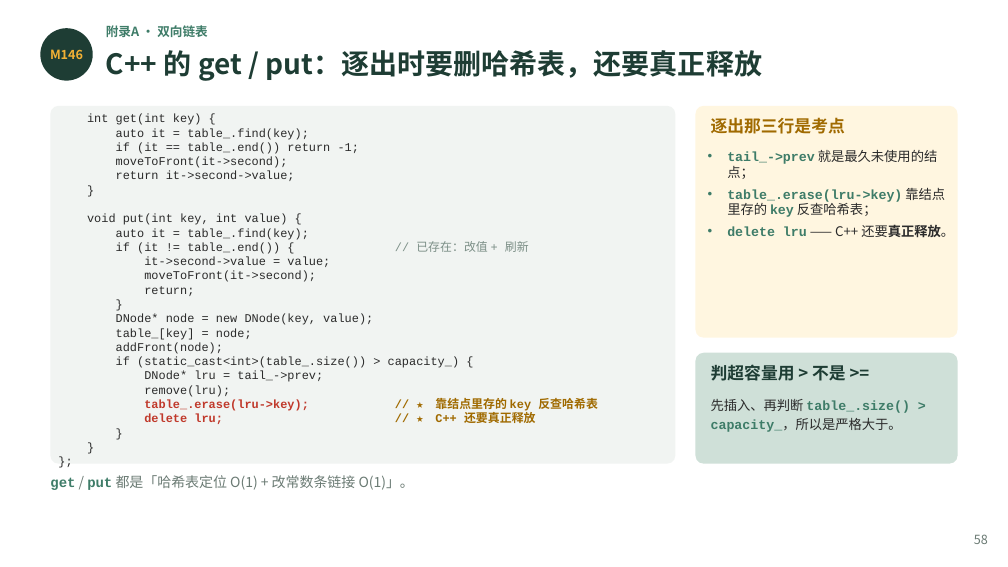
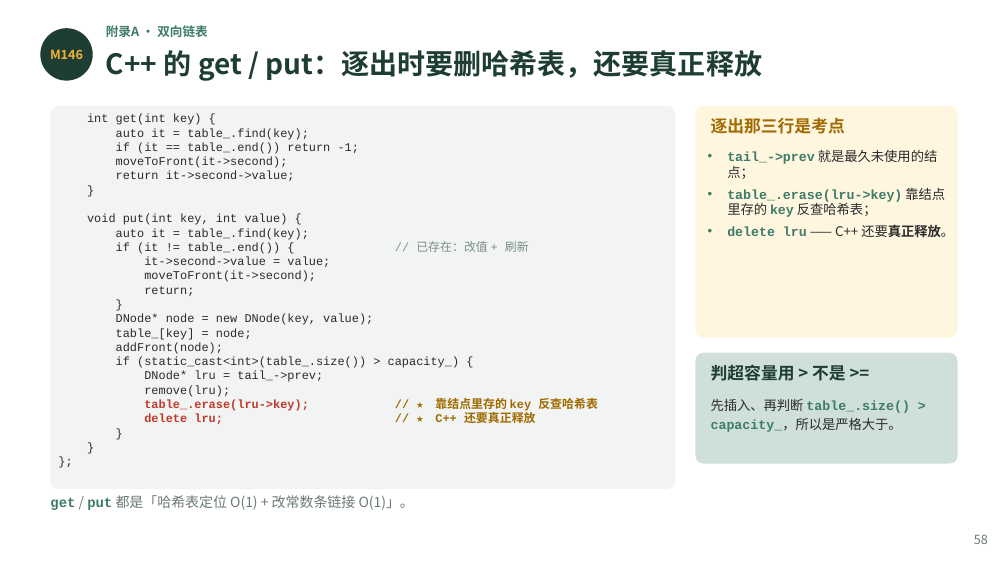
Before and after one commit to GMyhf/2026fall-cs201cq, a slide deck: slide 59 of courseware/202609_DSA_02_Linear_List.pptx. Drawn at 1008x567 pixels with LibreOffice and Linux fonts; fonts in the diff are those of the drawing. Boxes give left, top, right and bottom in pixels: in the first picture for what was removed or moved away, otherwise in the second. Text is boxed around its words. In the diff, an @@ line names an element or a change of style, - is before the commit and + after.

```diff
--- a/courseware/202609_DSA_02_Linear_List.pptx
+++ b/courseware/202609_DSA_02_Linear_List.pptx
@@ rounded rectangle: place and size @@
-rounded rectangle at box(50, 106, 675, 464)
+rounded rectangle at box(50, 106, 675, 489)
@@ rounded rectangle at box(50, 106, 675, 489): proportions changed @@
@@ text "get / put 都是「哈希表定位 O(1) ...": place and size @@
-text "get / put 都是「哈希表定位 O(1) ..." at box(50, 475, 414, 490)
+text "get / put 都是「哈希表定位 O(1) ..." at box(50, 495, 414, 510)
```
Also in this commit, not shown: 9 other slides changed.
